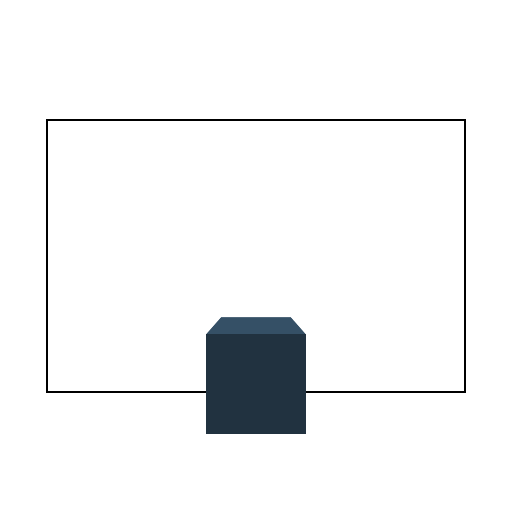
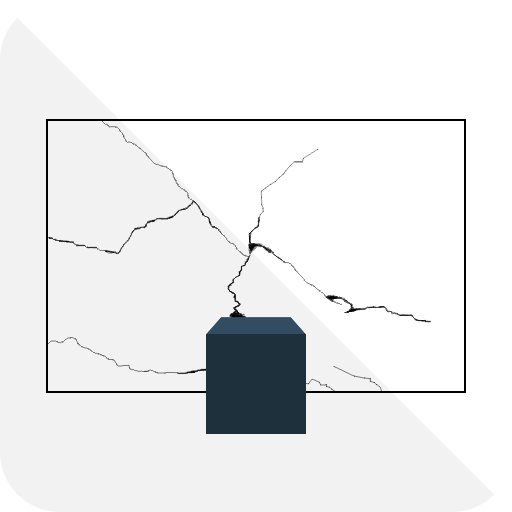
Revision of a layered w=512, h=512 image; what changed, layer by layer:
showed "shadow" over 0, 18, 494, 512
painted on "wall #1" over 48, 121, 431, 391
